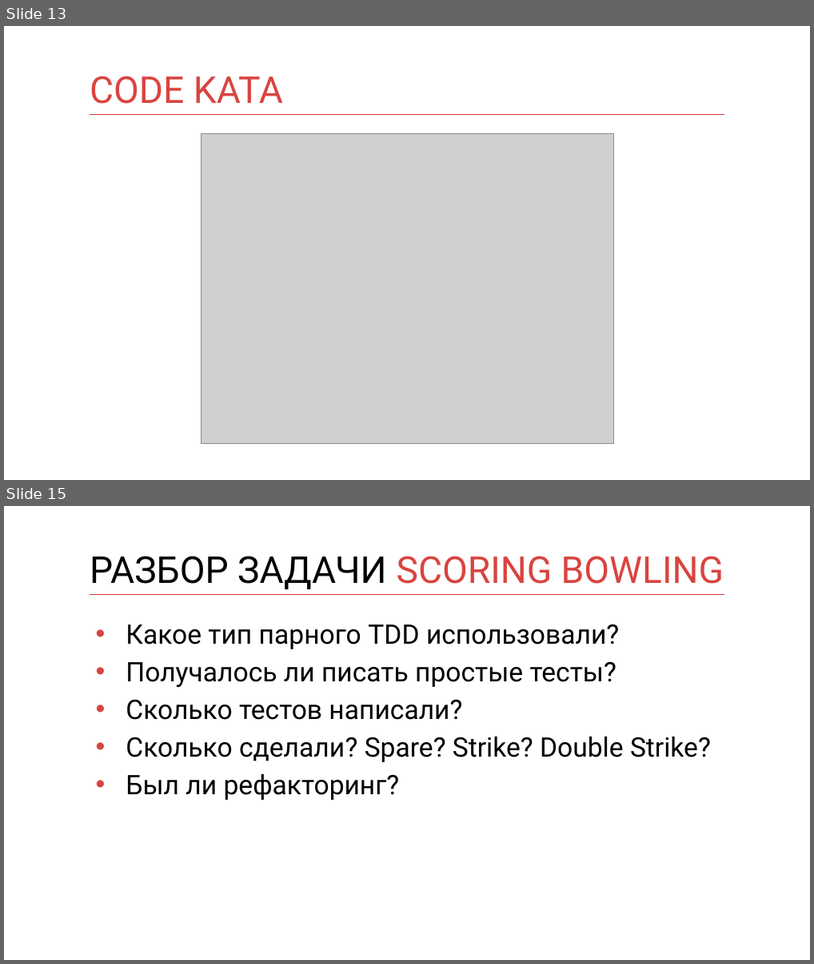
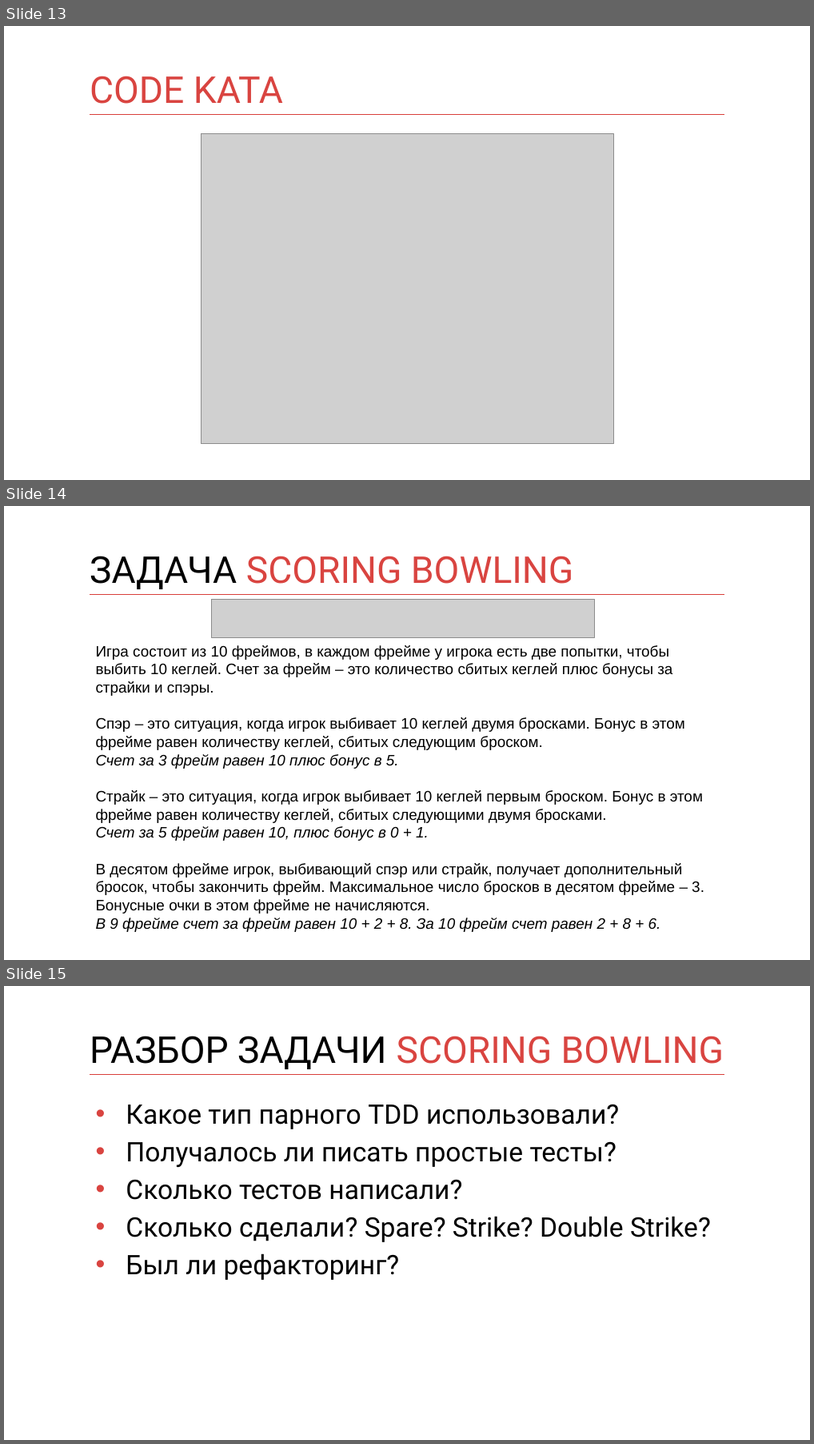
Before and after one commit to kontur-courses/tdd, a slide deck: tdd.pptx. Shown one above the other, each under a label of ours: slides 13 and 15 before the commit, slides 13, 14 and 15 after it; the slides between them are not shown. The pictures are 814x964 and 814x1444 pixels, drawn with LibreOffice and Linux fonts; fonts in the diff are those of the drawing; grey boxes stand for pictures. Boxes give left, top, right and bottom in pixels: in the first picture for what was removed or moved away, otherwise in the second. Text is boxed around its words. In the diff, an @@ line names an element or a change of style, - is before the commit and + after.

```diff
--- a/tdd.pptx
+++ b/tdd.pptx
@@ slide 14 added at [4,506,810,960], background #FFFFFF; not listed: 1 template element that a slide beside it also shows @@
@@ title added at [90,556,574,589], 44 pt, text #D94440 @@
+ЗАДАЧА SCORING BOWLING
@@ picture added at [212,600,595,637] @@
@@ text added at [96,645,705,932], 18 pt, text #000000 @@
+Игра состоит из 10 фреймов, в каждом фрейме у игрока есть две попытки, чтобы выбить 10 кеглей. Счет за фрейм – это количество сбитых кеглей плюс бонусы за страйки и спэры.
+Спэр – это ситуация, когда игрок выбивает 10 кеглей двумя бросками. Бонус в этом фрейме равен количеству кеглей, сбитых следующим броском.
+Счет за 3 фрейм равен 10 плюс бонус в 5.
+Страйк – это ситуация, когда игрок выбивает 10 кеглей первым броском. Бонус в этом фрейме равен количеству кеглей, сбитых следующими двумя бросками.
+Счет за 5 фрейм равен 10, плюс бонус в 0 + 1.
+В десятом фрейме игрок, выбивающий спэр или страйк, получает дополнительный бросок, чтобы закончить фрейм. Максимальное число бросков в десятом фрейме – 3. Бонусные очки в этом фрейме не начисляются.
+В 9 фрейме счет за фрейм равен 10 + 2 + 8. За 10 фрейм счет равен 2 + 8 + 6.
```
Also in this commit, not shown: 1 slide changed, 1 slide removed.
